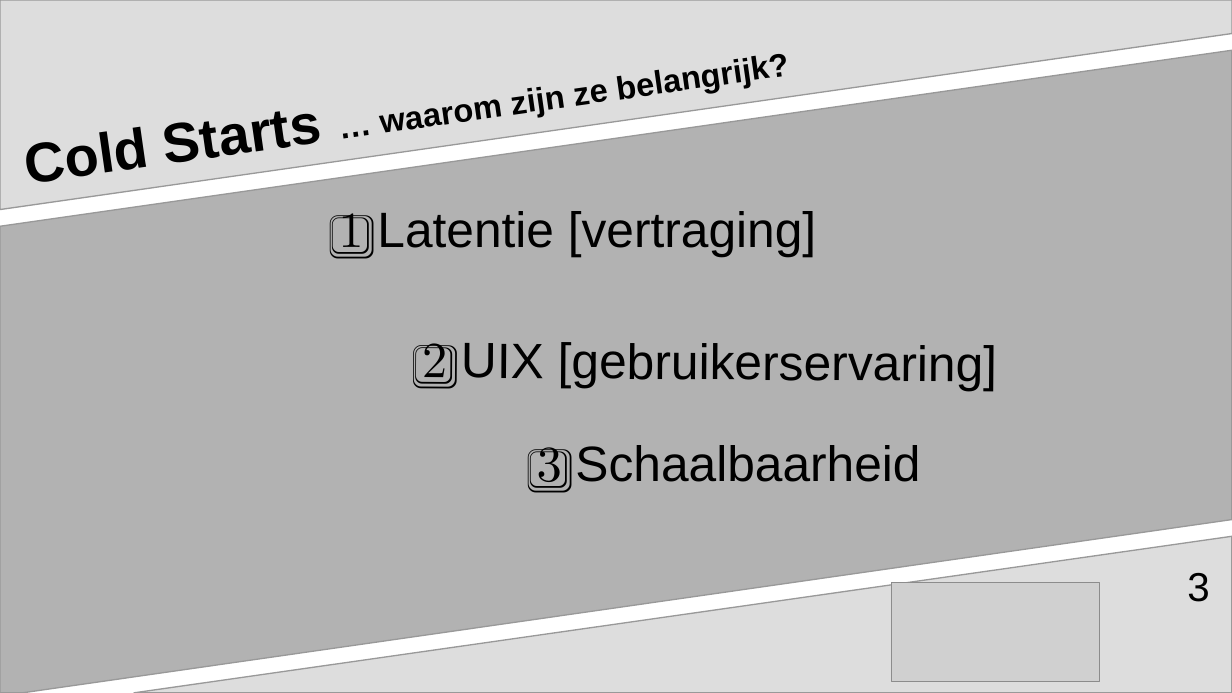
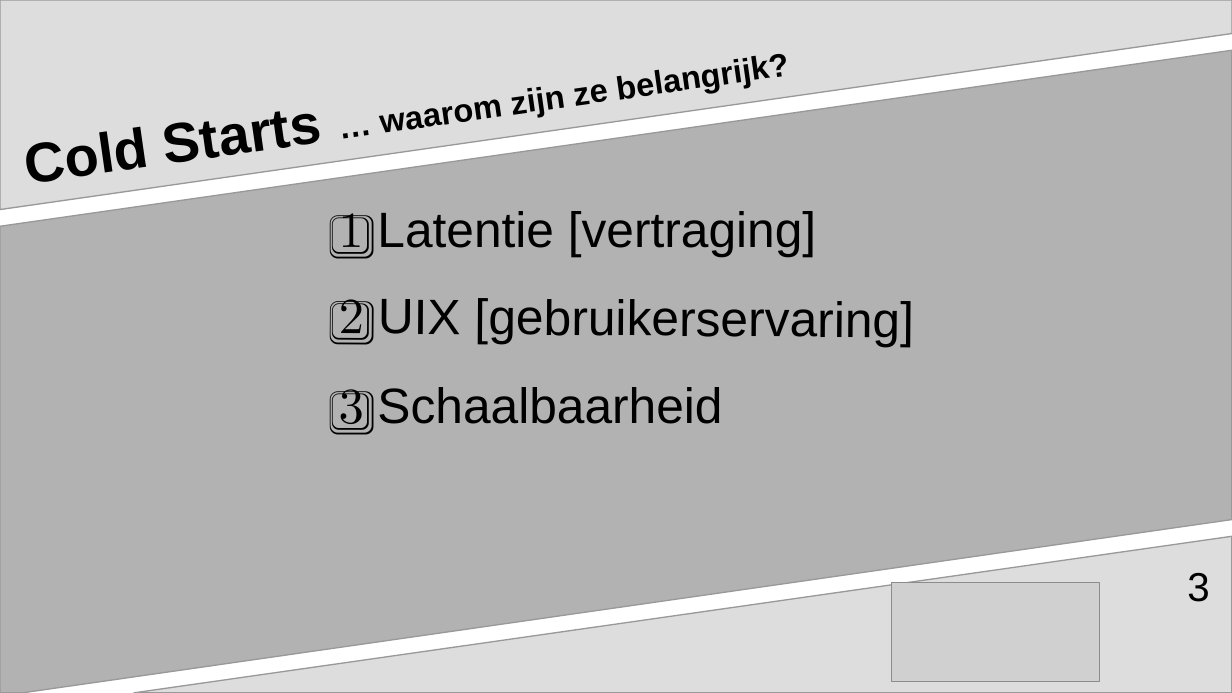
Before and after one commit to aventinesolutions/awsvsgcp-channel, a slide deck: slide 3 of ep002-Rust_in_Cloud_Native/ep002-Rust_in_Cloud_Native.odp. Drawn at 1232x693 pixels with LibreOffice and Linux fonts; fonts in the diff are those of the drawing; grey boxes stand for pictures. Boxes give left, top, right and bottom in pixels: in the first picture for what was removed or moved away, otherwise in the second. Text is boxed around its words. In the diff, an @@ line names an element or a change of style, - is before the commit and + after.

Commit message:
:bear: :construction: use a diagram to show Cold Starts

```diff
--- a/ep002-Rust_in_Cloud_Native/ep002-Rust_in_Cloud_Native.odp
+++ b/ep002-Rust_in_Cloud_Native/ep002-Rust_in_Cloud_Native.odp
@@ text "2️⃣ UIX [gebruikerservaring]": place and size @@
-text "2️⃣ UIX [gebruikerservaring]" at (422, 342, 997, 391)
+text "2️⃣ UIX [gebruikerservaring]" at (339, 298, 913, 347)
@@ text "3️⃣ Schaalbaarheid": place and size @@
-text "3️⃣ Schaalbaarheid" at (537, 445, 920, 493)
+text "3️⃣ Schaalbaarheid" at (339, 387, 722, 435)
```
Also in this commit, not shown: 3 other slides changed, 2 slides added, 3 other files.
